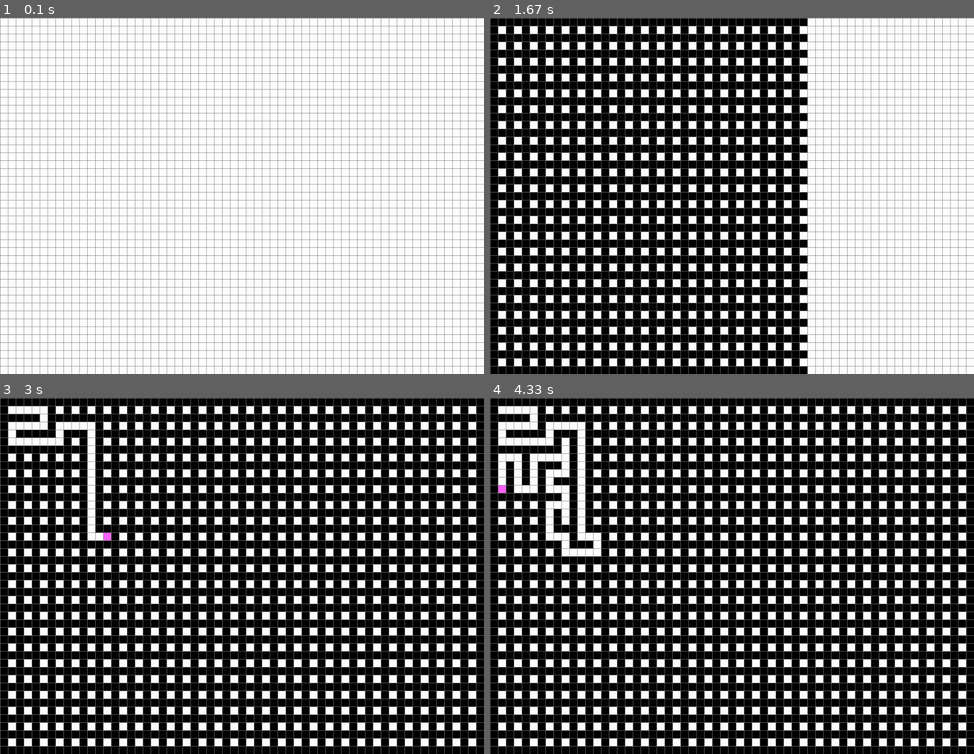
Above: before the commit, frames 1-4 (two rows, left to right).
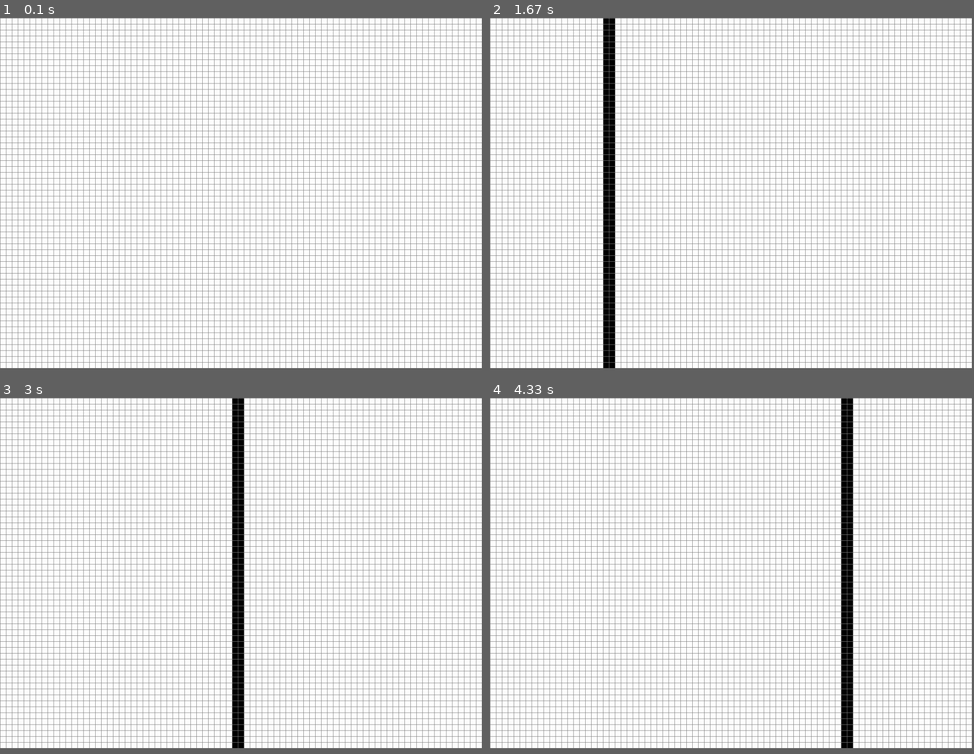
Above: after the commit, the same moments.

Repository: deniz-123/Pathfinding-Implementations
Game: pygame game, started from Path Finding Algorithms.py
The game is run twice, just before and just after one commit, with the same random seed, the same clock (stepped at 60 frames per second) and the same inputs.
Inputs (mouse positions are in pixels of both pictures, inside the frame that each line leads up to):
- Up to frame 1 (0.1 s): no input
- Up to frame 2 (1.67 s): tap C at 0.33 s; click (649, 281) at 0.72 s; tap M at 1 s
- Up to frame 3 (3 s): no input
- Up to frame 4 (4.33 s): no input
In our replay, the window is 900x663 before the commit and 896x652 after it. These sizes can differ from the game's own. Grey fills any space a smaller window leaves; there, only what the larger window draws over its background counts as a difference.

The runs differ from the first frame. In frame 1, 28% of the frame differs, in the area x 0-100%, y 0-100%; in frame 2, 63%; in frame 3, 80%; in frame 4, 79%.

Commit message:
Pathfinding and maze creating algorithm implementations version 1.0.3 bugfix
Added Prim's algorithm to create mazes(fixed)
Some visual updates
Bugfix

Diff:
--- a/Path Finding Algorithms.py
+++ b/Path Finding Algorithms.py
@@ -26,6 +26,7 @@
 
 # colors
 Black = 0, 0, 0
+Blue = 0, 0, 255
 Grown = 105, 105, 10
 Green = 0, 255, 0
 Grey = 128, 128, 128
@@ -38,9 +39,9 @@
 Yellow = 255, 255, 0
 
 # init pygame
-WIDTH = 1220
-HEIGHT = 900
-N_WIDTH = 20
+WIDTH = 1215
+HEIGHT = 885
+N_WIDTH = 15
 T_ROWS = WIDTH / N_WIDTH
 T_COLS = HEIGHT / N_WIDTH
 screen = pygame.display.set_mode((WIDTH, HEIGHT))
@@ -108,16 +109,16 @@
 
     def update_maze_neighbors(self, grid):
         self.maze_neighbors = []
-        if self.col < self.t_cols - 2 and not grid[self.row][self.col + 2].is_barrier() and not grid[self.row][self.col + 2].visited_cell:  # DOWN
+        if self.col < self.t_cols - 2 and not grid[self.row][self.col + 2].visited_cell:  # DOWN
             self.maze_neighbors.append(grid[self.row][self.col + 2])
 
-        if self.col > 1 and not grid[self.row][self.col - 2].is_barrier() and not grid[self.row][self.col - 2].visited_cell:  # UP
+        if self.col > 1 and not grid[self.row][self.col - 2].visited_cell:  # UP
             self.maze_neighbors.append(grid[self.row][self.col - 2])
 
-        if self.row < self.t_rows - 2 and not grid[self.row + 2][self.col].is_barrier() and not grid[self.row + 2][self.col].visited_cell:  # RIGHT
+        if self.row < self.t_rows - 2 and not grid[self.row + 2][self.col].visited_cell:  # RIGHT
             self.maze_neighbors.append(grid[self.row + 2][self.col])
 
-        if self.row > 1 and not grid[self.row - 2][self.col].is_barrier() and not grid[self.row -2][self.col].visited_cell:  # LEFT
+        if self.row > 1 and not  grid[self.row -2][self.col].visited_cell:  # LEFT
             self.maze_neighbors.append(grid[self.row - 2][self.col])
 
     def update_maze_neighbors_2(self, grid):
@@ -216,39 +217,31 @@
 
     i = random.randint(0, len(cell) - 1)
     cell[i].set_color(White)
-
-    #cell[i].visited_cell = True
+    cell[i].visited_cell = True
 
     for neighbor in cell[i].get_maze_neighbors_2():
         neighbor.previous = cell[i]
         maze.append(neighbor)
-
+        neighbor.set_color(Blue)
 
     c_tmp = Node(1, 1, 1)
     back = None
     k = 0
-    tmp_color = None
     while maze:
+        for row in grid:
+            for node in row:
+                node.update_maze_neighbors_2(grid)
         back = back
-        clock.tick(1000)
-        if len(maze) > 1:
+
+        if len(maze) > 0:
             j = random.randint(0, len(maze) - 1)
-            if len(c_tmp.get_maze_neighbors_2()) > 0:
-                current = c_tmp
-                current.set_color(White)
-                tmp_color = current.previous
-                if tmp_color:
-                    for neighbor in current.get_neighbors():
-                        if neighbor in tmp_color.get_neighbors():
-                            neighbor.set_color(White)
-            else:
-                current = maze[j]
-                current.set_color(White)
-                tmp_color = current.previous
-                if tmp_color:
-                    for neighbor in current.get_neighbors():
-                        if neighbor in tmp_color.get_neighbors():
-                            neighbor.set_color(White)
+            current = maze[j]
+            current.set_color(White)
+            tmp_color = current.previous
+            if tmp_color:
+                for neighbor in current.get_neighbors():
+                    if neighbor in tmp_color.get_neighbors():
+                        neighbor.set_color(White)
         elif len(maze) == 1:
             j = 0
             current = maze[j]
@@ -257,12 +250,12 @@
         random.shuffle(current.get_maze_neighbors_2())
 
         for item in current.get_maze_neighbors_2():
-            if not item.visited_cell and current.visited_cell:
+            if not item.visited_cell:
                 for neighbor in current.get_neighbors():
                     if neighbor in item.get_neighbors():
                         item.set_color(White)
                         neighbor.set_color(White)
-                        #item.visited_cell = True
+                        item.visited_cell = True
                         item.previous = current
                         c_tmp = item
                         back = True
@@ -270,19 +263,24 @@
             if back:
                 break
 
+        for element in c_tmp.get_maze_neighbors_2():
+            if not element.visited_cell:
+                element.previous = c_tmp
+                maze.append(element)
+                element.set_color(Blue)
+                print(f"previous element {k} = {current}")
         for element in current.get_maze_neighbors_2():
             if not element.visited_cell:
                 element.previous = current
                 maze.append(element)
+                element.set_color(Blue)
                 print(f"previous element {k} = {current}")
 
         back = False
         k += 1
         if current in maze:
             maze.remove(current)
-        for row in grid:
-            for node in row:
-                node.update_maze_neighbors_2(grid)
+
         draw()
     for row in grid:
         for node in row:
@@ -308,6 +306,7 @@
             elif j % 2 == 0:
                 grid[i][j].set_color(Black)
             else:
+                grid[i][j].set_color(Black)
                 grid[i][j].visited_cell = False
                 cell.append(grid[i][j])
         draw()
@@ -321,40 +320,49 @@
         for row in grid:
             for node in row:
                 node.update_maze_neighbors(grid)
+
         current = current
-        if current in cell:
-            cell.remove(current)
         maze_neighbors_tmp = current.get_maze_neighbors()
+
         if maze_neighbors_tmp:
             if len(maze_neighbors_tmp) > 1:
                 i = random.randint(0, len(current.get_maze_neighbors()) - 1)
                 chosen = current.get_maze_neighbors()[i]
-                chosen.previous = current
+                #chosen.previous = current
                 chosen.set_color(Pink)
-                current.set_color(White)
+                current.set_color(Yellow)
                 stack.append(current)
-            else:
+            elif len(maze_neighbors_tmp) == 1:
                 chosen = current.get_maze_neighbors()[0]
                 chosen.set_color(Pink)
-                current.set_color(White)
+                current.set_color(Yellow)
                 stack.append(current)
+
             for neighbor in current.get_neighbors():
                 if neighbor in chosen.get_neighbors():
-                    neighbor.set_color(White)
+                    if current in stack:
+                        neighbor.set_color(Yellow)
+                        neighbor.maze_visited = True
                     break
 
+            if current in cell:
+                cell.remove(current)
             current = chosen
             current.visited_cell = True
+
         elif stack:
             current.set_color(White)
+            for neighbor in current.get_neighbors():
+                if neighbor.maze_visited:
+                    neighbor.set_color(White)
             current = stack[len(stack) - 1]
             if stack:
                 current.set_color(Pink)
             stack.remove(current)
         if not stack:
             current.set_color(White)
-        clock.tick(20)
         draw()
+
     for row in grid:
         for node in row:
             if node.color == Pink:
@@ -526,6 +534,8 @@
     end = []
     run = True
     path_1 = []
+    rows = WIDTH // N_WIDTH
+    column = HEIGHT // N_WIDTH
 
     grid = make_grid(round(N_WIDTH))
     while run:
@@ -577,6 +587,18 @@
                 if event.key == pygame.K_c:
                     start = None
                     end = []
+                    for i in range(int(rows)):
+                        for j in range(int(column)):
+                            if 0 < i < int(rows) - 1:
+                                grid[i][j].set_color(Black)
+                                grid[i + 1][j].set_color(Black)
+                                grid[i - 1][j].set_color(White)
+                            elif i == 0:
+                                grid[i][j].set_color(Black)
+                            elif i == int(rows):
+                                grid[i][j].set_color(White)
+                        clock.tick(15)
+                        draw(screen, grid, N_WIDTH)
                     grid = make_grid(round(N_WIDTH))
                     boolean_a = True
                     boolean_d = True
